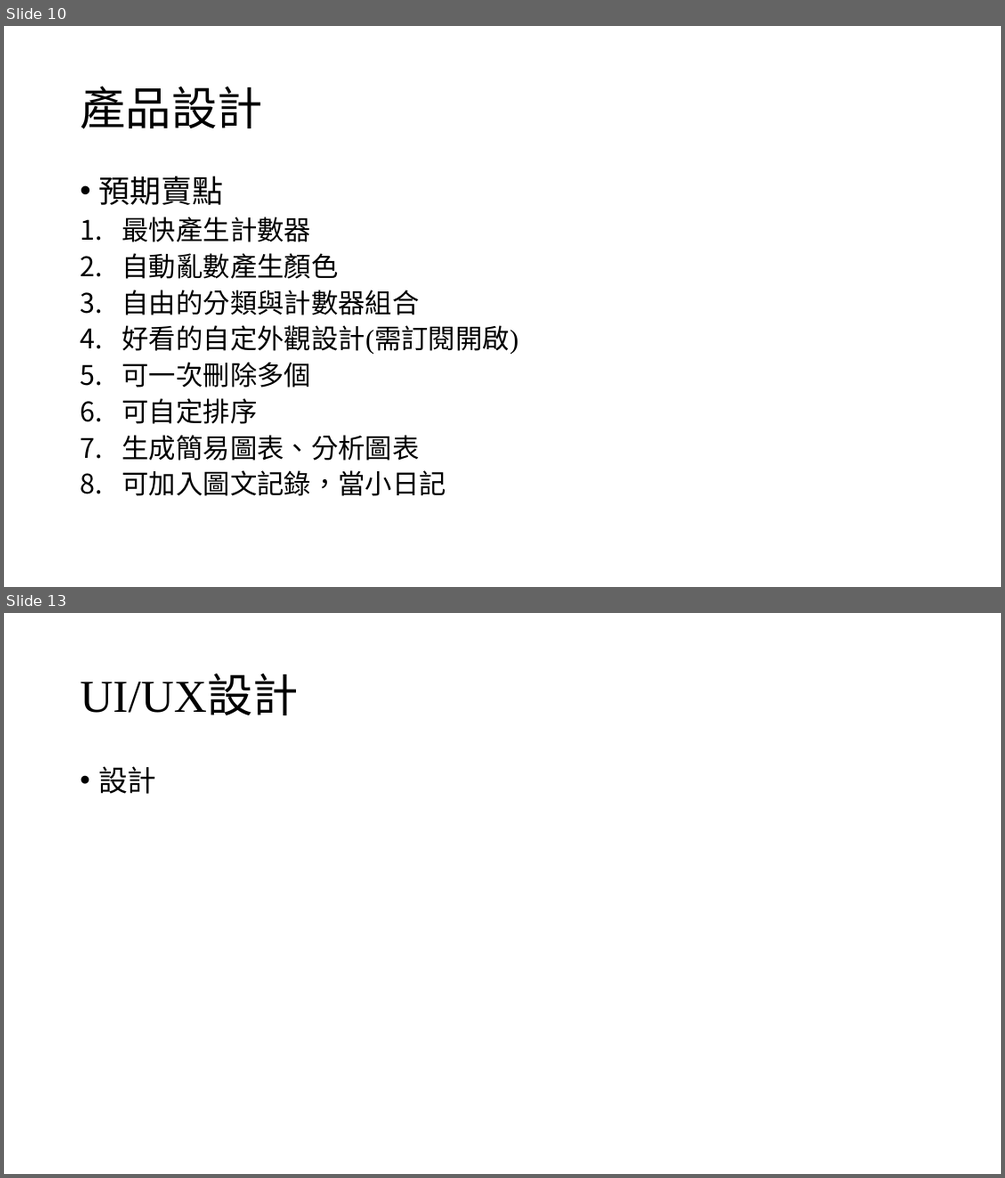
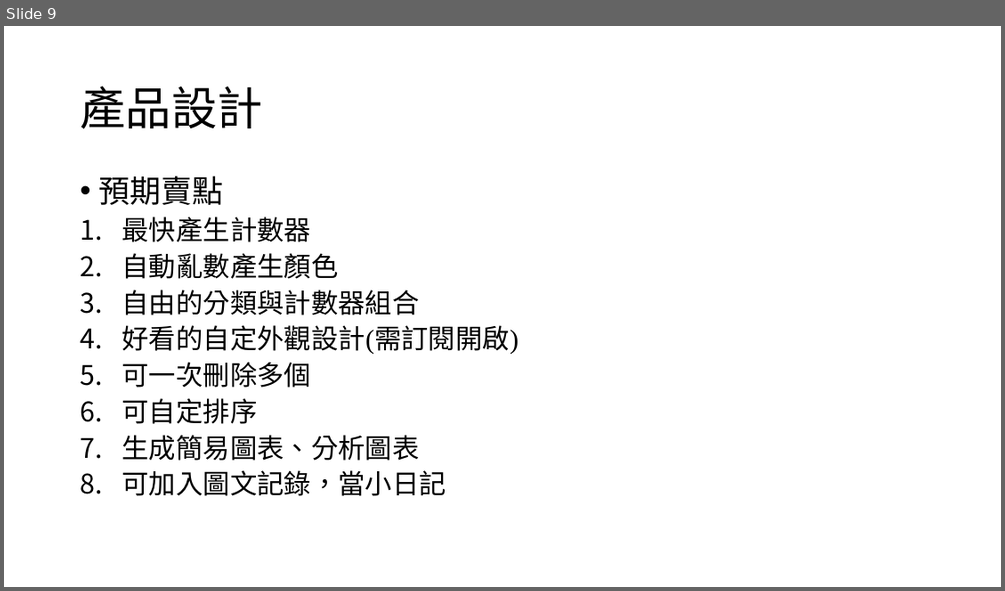
Before and after one commit to wubrother18/card_book_flutter, a slide deck: 小卡冊專案計劃.pptx. Shown one above the other, each under a label of ours: slides 10 and 13 before the commit, slide 9 after it; the slides between them are not shown. The pictures are 1005x1178 and 1005x591 pixels, drawn with LibreOffice and Linux fonts; fonts in the diff are those of the drawing. Boxes give left, top, right and bottom in pixels: in the first picture for what was removed or moved away, otherwise in the second. Text is boxed around its words. In the diff, an @@ line names an element or a change of style, - is before the commit and + after.

```diff
--- a/小卡冊專案計劃.pptx
+++ b/小卡冊專案計劃.pptx
@@ slide 13 removed at (x1=4, y1=613, x2=1001, y2=1174), background #FFFFFF @@
@@ title removed at (x1=80, y1=675, x2=298, y2=715) @@
-UI/UX設計
@@ text removed at (x1=98, y1=766, x2=156, y2=794) @@
-• 設計
@@ what was slide 10 is now slide 9 @@
```
Also in this commit, not shown: 7 slides changed, 2 slides added, 4 other slides removed, 5 other files.
